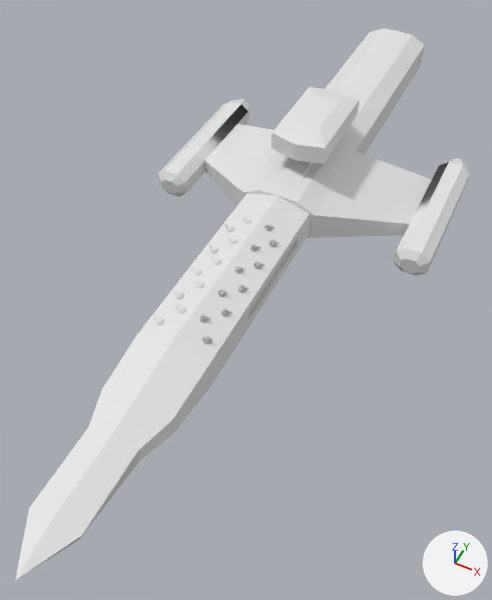
The FBX model Assets/Prefabs/levaisseau/levaisseau.fbx, before and after one commit.
One viewpoint serves both versions: a camera (50 mm lens) standing at (105.0, -259.0, 253.0) and looking at (3.0, -55.0, -1.0). The axes (+X, +Y, +Z) are drawn at lower right. The lights are the same throughout. Where no turn or scale is listed for an object, it has been applied to the vertices. Vertices at the same position are counted once.
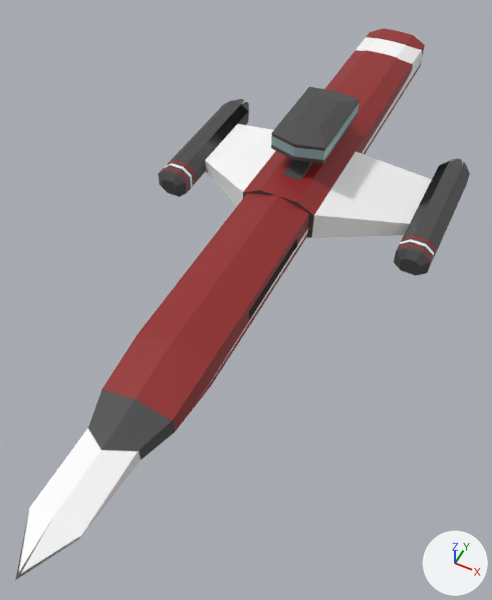
Location of each change, (x1, y1, x2, y2) in pixels of the pictures (492 x 600 px):
'Cube', surface changed: (15, 28, 470, 580) in both
'Sphere.013', deleted: before (221, 309, 232, 317)
'Sphere.014', deleted: before (203, 336, 214, 344)
'Sphere.019', deleted: before (200, 315, 211, 323)
'Sphere.023', deleted: before (173, 290, 184, 299)
'Sphere.024', deleted: before (153, 316, 165, 325)
'Sphere.012', deleted: before (238, 285, 249, 293)
'Sphere.029', deleted: before (175, 305, 186, 314)
'Sphere.011', deleted: before (254, 262, 265, 269)
'Sphere.008', deleted: before (218, 290, 229, 297)
'Sphere', deleted: before (269, 240, 280, 247)
'Sphere.022', deleted: before (191, 268, 201, 276)
'Sphere.028', deleted: before (194, 280, 205, 288)
'Sphere.021', deleted: before (208, 245, 219, 253)
'Sphere.017', deleted: before (235, 267, 245, 273)
'Sphere.027', deleted: before (211, 257, 222, 265)
'Sphere.020', deleted: before (224, 224, 234, 232)
'Sphere.016', deleted: before (250, 245, 261, 251)
'Sphere.026', deleted: before (227, 236, 237, 244)
'Sphere.005', deleted: before (265, 225, 275, 231)
'Sphere.025', deleted: before (242, 217, 252, 224)

What changed in the scene script:
```text
Change mat_material:
    remove mat_material.base_color = (0.8, 0.8, 0.8)  # white #e7e7e7
    add mat_material.texture = img_levaisseaucolor_png
Change me_cube_001:
    where me_cube_001.from_pydata(...)  # 229 vertices, 194 faces; spans x -79.0..79.0, y -121.0..276.0, z -21.0..34.0
    me_cube_001 part 1: texture (UV) coordinates of 194 of 194 faces, centred in x -79.0..79.0, y -107.0..276.0, z -21.0..34.0, changed; they spanned u 0.0..0.75, v 0.0..0.85 and now span u 0.01..1.0, v 0.03..0.98
Remove ob_sphere_029:
    ob_sphere_029 = bpy.data.objects.new('Sphere.029', me_sphere_060)
Remove ob_sphere_016:
    ob_sphere_016 = bpy.data.objects.new('Sphere.016', me_sphere_047)
Remove ob_sphere_028:
    ob_sphere_028 = bpy.data.objects.new('Sphere.028', me_sphere_059)
Remove ob_sphere_021:
    ob_sphere_021 = bpy.data.objects.new('Sphere.021', me_sphere_052)
Remove ob_sphere_027:
    ob_sphere_027 = bpy.data.objects.new('Sphere.027', me_sphere_058)
Remove ob_sphere_024:
    ob_sphere_024 = bpy.data.objects.new('Sphere.024', me_sphere_055)
Remove ob_sphere_008:
    ob_sphere_008 = bpy.data.objects.new('Sphere.008', me_sphere_039)
Remove ob_sphere_022:
    ob_sphere_022 = bpy.data.objects.new('Sphere.022', me_sphere_053)
Remove ob_sphere:
    ob_sphere = bpy.data.objects.new('Sphere', me_sphere_031)
Remove ob_sphere_025:
    ob_sphere_025 = bpy.data.objects.new('Sphere.025', me_sphere_056)
Remove ob_sphere_011:
    ob_sphere_011 = bpy.data.objects.new('Sphere.011', me_sphere_042)
Remove ob_sphere_012:
    ob_sphere_012 = bpy.data.objects.new('Sphere.012', me_sphere_043)
Remove ob_sphere_017:
    ob_sphere_017 = bpy.data.objects.new('Sphere.017', me_sphere_048)
Remove ob_sphere_019:
    ob_sphere_019 = bpy.data.objects.new('Sphere.019', me_sphere_050)
Remove ob_sphere_023:
    ob_sphere_023 = bpy.data.objects.new('Sphere.023', me_sphere_054)
Remove ob_sphere_026:
    ob_sphere_026 = bpy.data.objects.new('Sphere.026', me_sphere_057)
Remove ob_sphere_020:
    ob_sphere_020 = bpy.data.objects.new('Sphere.020', me_sphere_051)
Remove ob_sphere_013:
    ob_sphere_013 = bpy.data.objects.new('Sphere.013', me_sphere_044)
Remove ob_sphere_014:
    ob_sphere_014 = bpy.data.objects.new('Sphere.014', me_sphere_045)
Remove ob_sphere_005:
    ob_sphere_005 = bpy.data.objects.new('Sphere.005', me_sphere_036)
```
